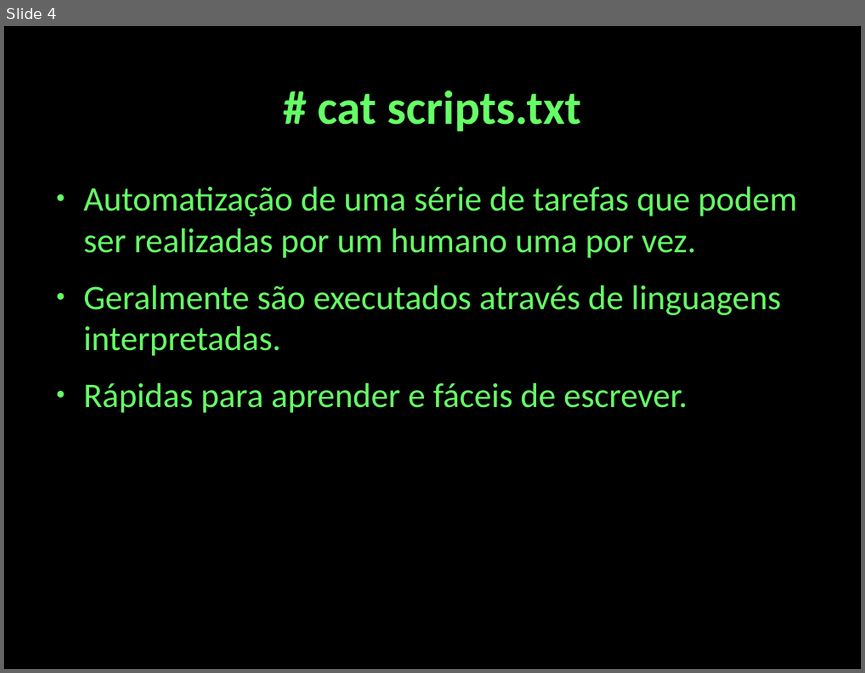
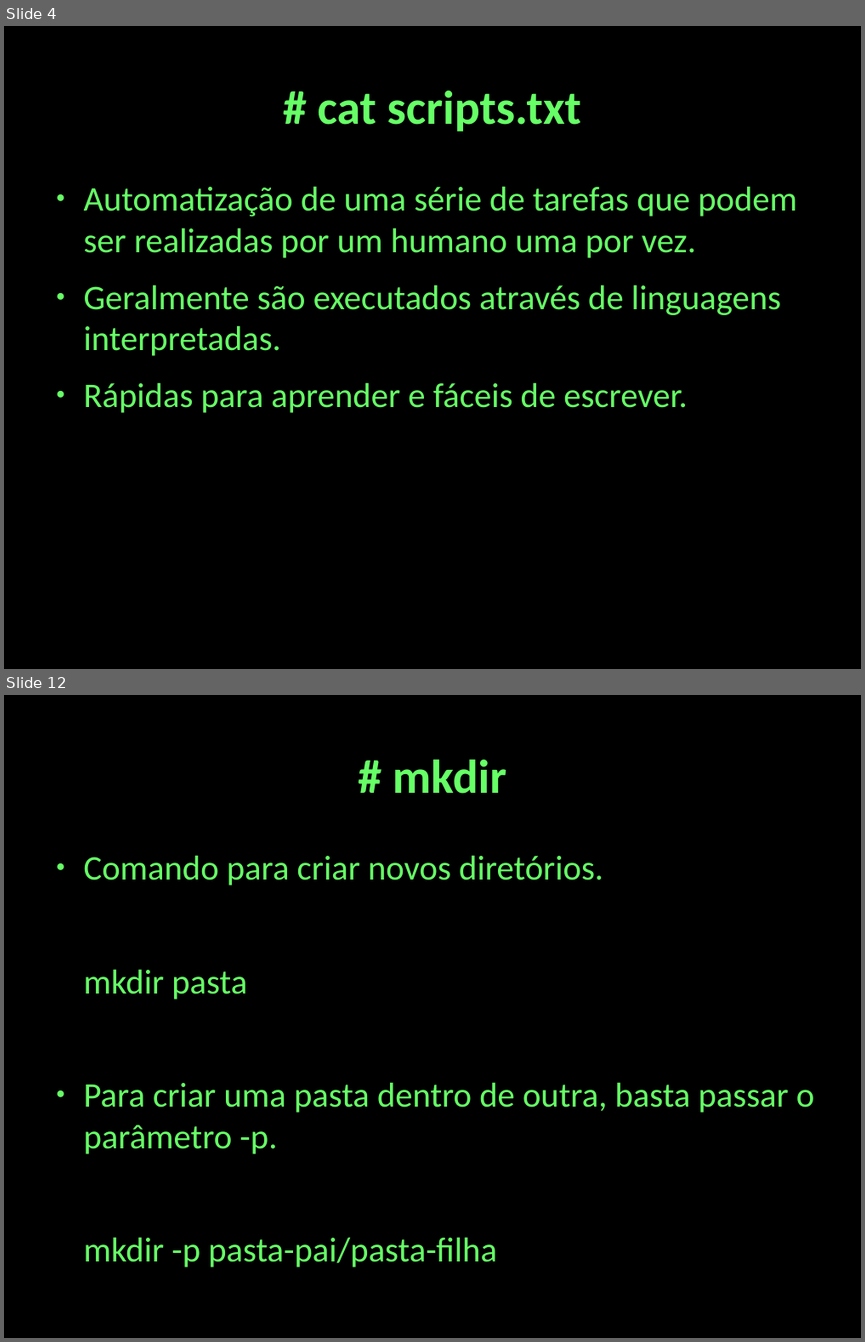
Before and after one commit to cjlcarvalho/presentations, a slide deck: shell-presentation.odp. Shown one above the other, each under a label of ours: slide 4 before the commit, slides 4 and 12 after it; the slides between them are not shown. The pictures are 865x673 and 865x1342 pixels, drawn with LibreOffice and Linux fonts; fonts in the diff are those of the drawing. Boxes give left, top, right and bottom in pixels: in the first picture for what was removed or moved away, otherwise in the second. Text is boxed around its words. In the diff, an @@ line names an element or a change of style, - is before the commit and + after.

```diff
--- a/shell-presentation.odp
+++ b/shell-presentation.odp
@@ slide 12 added at <box>4,695,861,1338</box>, background #000000 @@
@@ title added at <box>392,759,506,794</box>, 44 pt, text #66FF66, bold @@
+# mkdir
@@ text added at <box>84,855,814,1267</box>, 32 pt, text #66FF66 @@
+● Comando para criar novos diretórios.
+mkdir pasta
+● Para criar uma pasta dentro de outra, basta passar o parâmetro -p.
+mkdir -p pasta-pai/pasta-filha
```
Also in this commit, not shown: 1 slide changed, 10 other slides added, 2 other files.
